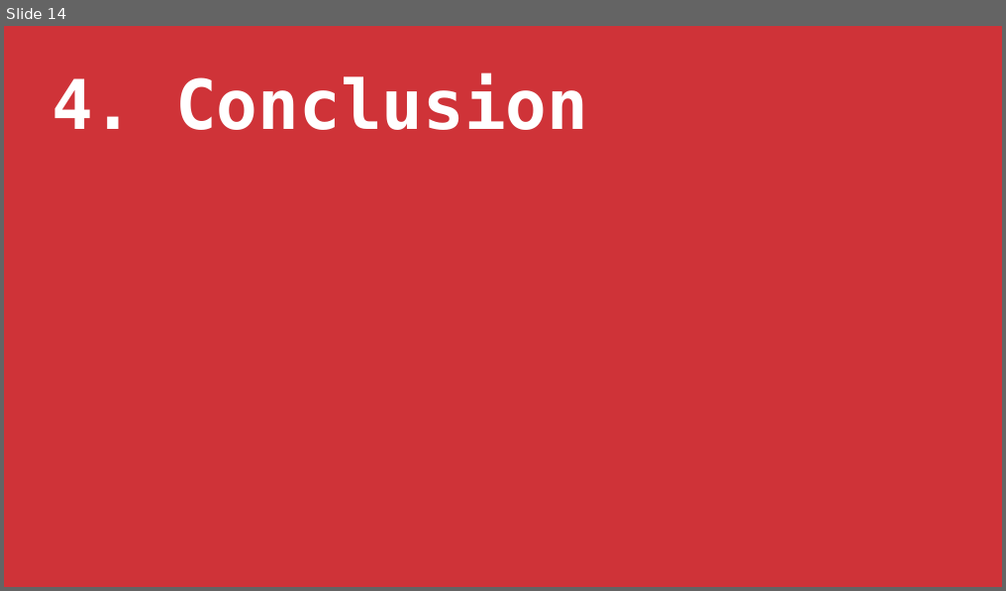
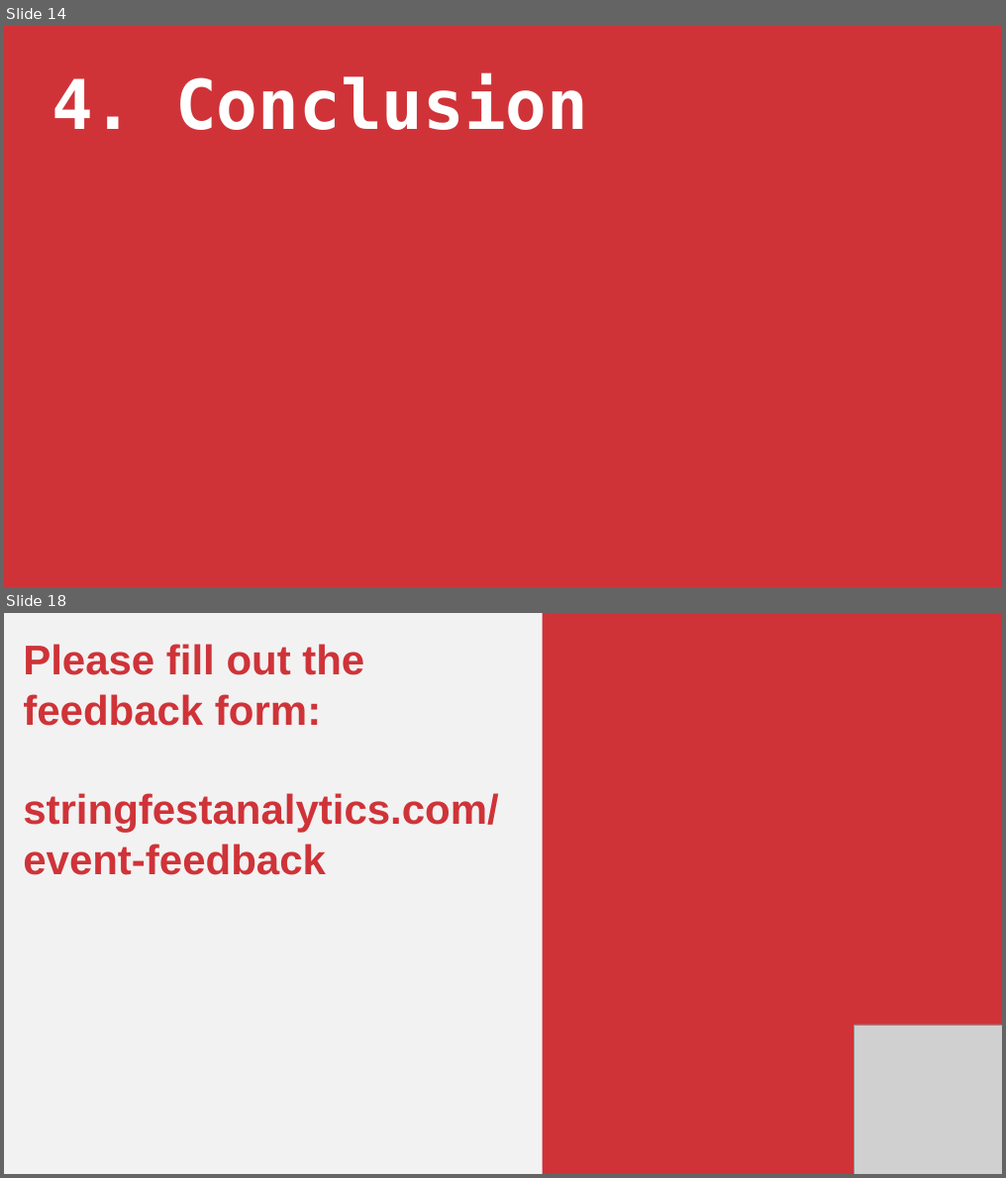
Before and after one commit to stringfestdata/python-in-excel-crash-course, a slide deck: python-in-excel-crash-course.pptx. Shown one above the other, each under a label of ours: slide 14 before the commit, slides 14 and 18 after it; the slides between them are not shown. The pictures are 1006x591 and 1006x1178 pixels, drawn with LibreOffice and Linux fonts; fonts in the diff are those of the drawing; grey boxes stand for pictures. Boxes give left, top, right and bottom in pixels: in the first picture for what was removed or moved away, otherwise in the second. Text is boxed around its words. In the diff, an @@ line names an element or a change of style, - is before the commit and + after.

```diff
--- a/python-in-excel-crash-course.pptx
+++ b/python-in-excel-crash-course.pptx
@@ slide 18 added at [4,613,1002,1174], background #F2F2F2 @@
@@ rectangle added at [542,613,1002,1174], fill #CF3338 @@
@@ text added at [23,644,499,875], 60 pt, text #CF3338, bold @@
+Please fill out the feedback form:
+stringfestanalytics.com/event-feedback
@@ picture added at [854,1025,1002,1174] @@
```
Also in this commit, not shown: 2 slides changed, 3 other slides added, 3 slides removed.
